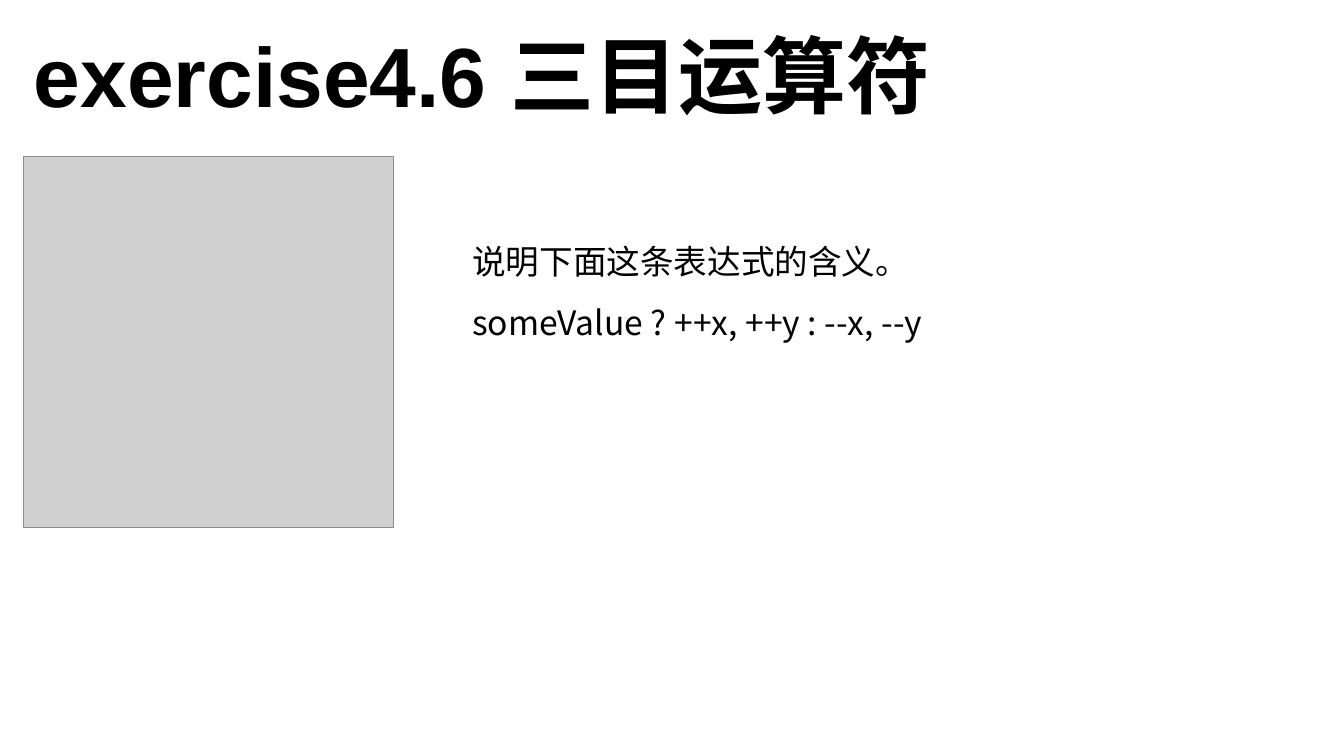
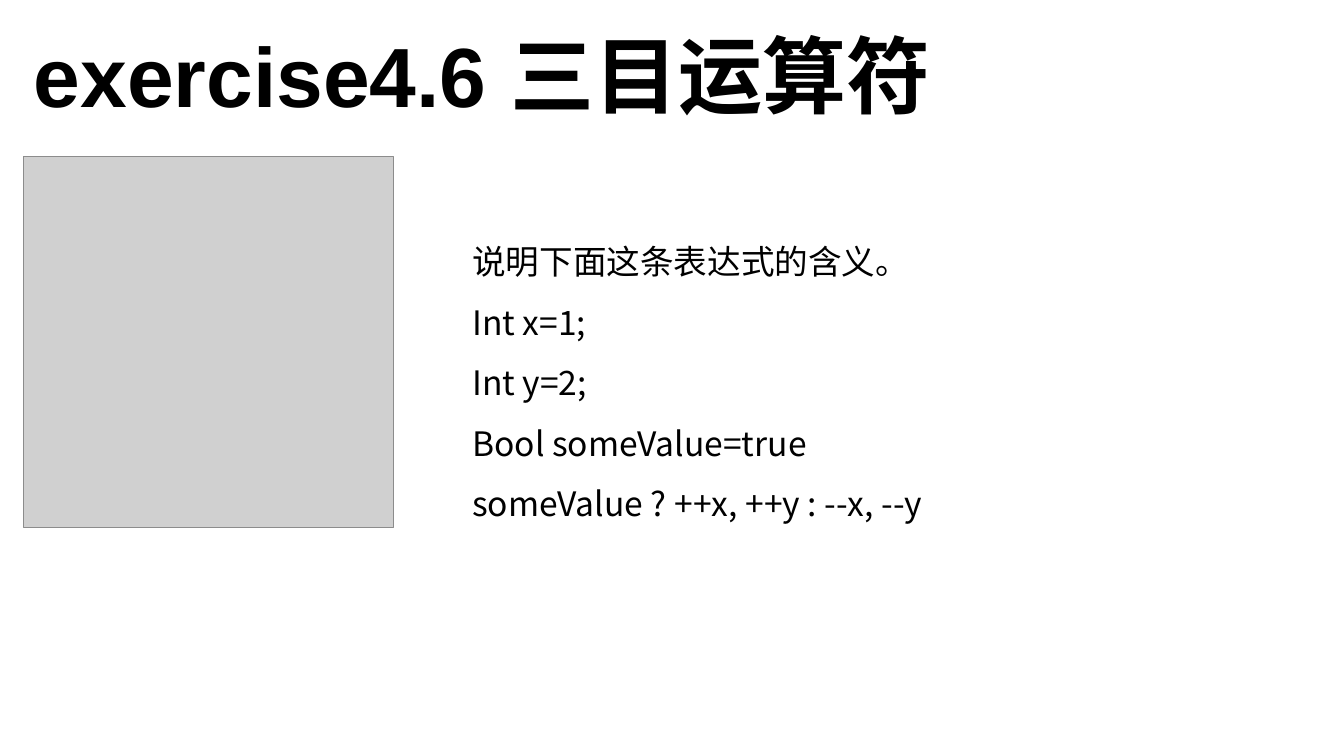
Before and after one commit to 3417725275/CPP_Study, a slide deck: slide 28 of C++课件.pptx. Drawn at 1344x756 pixels with LibreOffice and Linux fonts; fonts in the diff are those of the drawing; grey boxes stand for pictures. Boxes give left, top, right and bottom in pixels: in the first picture for what was removed or moved away, otherwise in the second. Text is boxed around its words. In the diff, an @@ line names an element or a change of style, - is before the commit and + after.

```diff
--- a/C++课件.pptx
+++ b/C++课件.pptx
@@ text at bbox=[472, 310, 807, 457]: paragraphs added @@
+Int x=1;
+Int y=2;
+Bool someValue=true
```
Also in this commit, not shown: 2 other slides changed, 4 other files.
